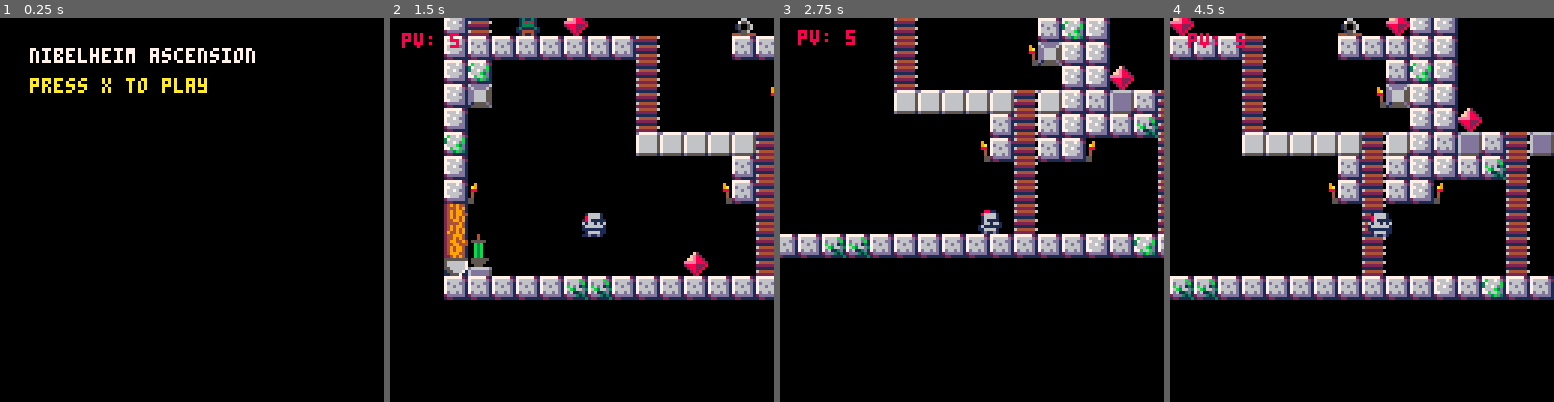
Above: before the commit, frames 1-4 (left to right).
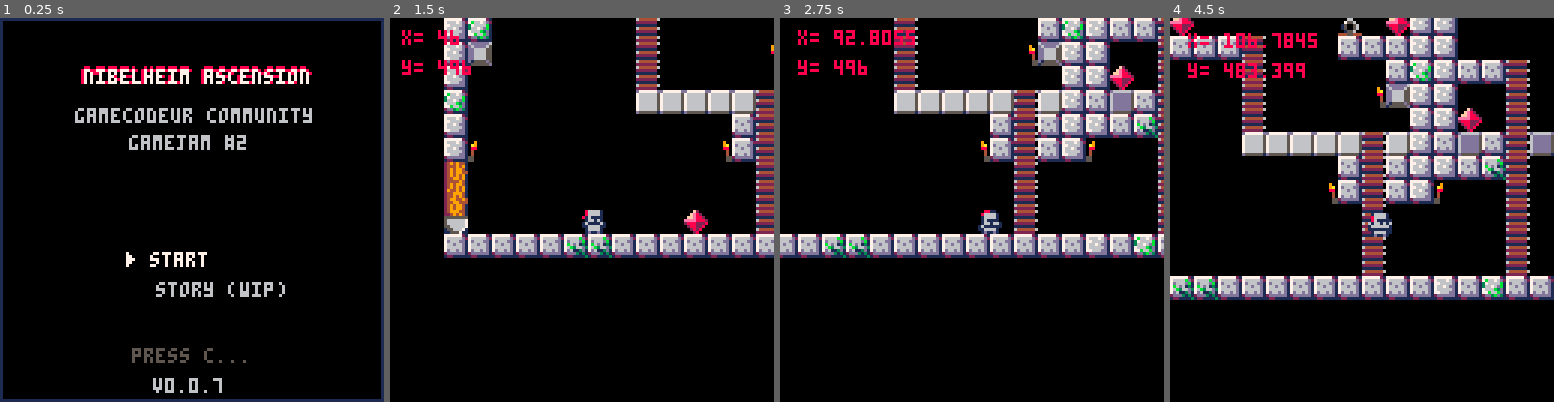
Above: after the commit, the same moments.

Repository: DMatthieu/Nibelheim-Ascension
Game: PICO-8 cartridge main.p8
Same seed, same stepped clock (60 frames per second), same inputs: the game is played once before the commit and once after it.
Inputs:
- Up to frame 1 (0.25 s): no input
- Up to frame 2 (1.5 s): tap X (X key) at 0.33, 1.07 s; tap O (Z key) at 0.7 s
- Up to frame 3 (2.75 s): hold Right 1.6-2.1 s; tap O (Z key) at 1.7, 2.1, 2.5 s; tap X (X key) at 1.85 s; hold Up 2.15-2.42 s; hold Right from 2.47 s (still down)
- Up to frame 4 (4.5 s): tap O (Z key) every 0.4 s from 2.9 to 4.1 s; tap X (X key) at 2.97, 4.08 s; release Right at 3.03 s; hold Left 3.08-3.58 s; hold Down 3.63-3.97 s; hold Right from 4.02 s (still down)

The runs differ from the first frame. In frame 1, 9.8% of the frame differs, in the area x 0-100%, y 0-100%; in frame 2, 27%, in the area x 3-100%, y 0-74%; in frame 3, 1.8%; in frame 4, 2.8%.

Commit message:
Main menu + game over  tweening. Goblins take damages on fire new goblins over the map map renewed label integrated

Diff:
--- a/main.p8
+++ b/main.p8
@@ -4,7 +4,7 @@
 #include src/lib/collisions.lua
 #include src/lib/particles.lua
 #include src/game.lua
-#include src/menu.lua
+#include src/title.lua
 #include src/game_over.lua
 #include src/classes/game_map.lua
 #include src/classes/player.lua
@@ -12,16 +12,16 @@
 
 
 function _init()
-  scene = "menu"
-
-  menu_init()
+  scene = "title"
+
+  title_init()
   game_init()
   game_over_init()
 end
 
 function _update()
-  if scene == "menu" then
-    menu_update()
+  if scene == "title" then
+    title_update()
   elseif scene=="story" then
 
   elseif scene=="game" then
@@ -34,8 +34,8 @@
 function _draw()
   cls()
 
-  if scene == "menu" then
-    menu_draw()
+  if scene == "title" then
+    title_draw()
   elseif scene=="story" then
 
   elseif scene=="game" then
@@ -303,14 +303,48 @@
 
 
 
+
 __gff__
-0003030304082000000000000000000003030303004000000000000000000000030300000003000000000000000000000303100000000000000000000000000000000000000000000000000000000000000000000000000000000000000000000000000000000000000000000000000000000000000000000000000000000000
+0003030304082000000000000000000003030303004000000000000000000000030300030003000000000000000000000303100000000000000000000000000000000000000000000000000000000000000000000000000000000000000000000000000000000000000000000000000000000000000000000000000000000000
 0000000000000000000000000000000000000000000000000000000000000000000000000000000000000000000000000000000000000000000000000000000000000000000000000000000000000000000000000000000000000000000000000000000000000000000000000000000000000000000000000000000000000000
-…(8 lines of a section not shown)…
+__map__
+0000000000000000000000000000000000000000000000000000000000000000000000000000000000000000000000000000000000000000000000000000000000000000000000000000000000000000000000000012121212000000000000000000000000000000000000000000000000000000000000000000000000001212
+0000000000000000000000000000000000000000000000000000000000000000000000000000000000000000000000000000000000000000000000000000000000000000000000000000000000000000000000000000000000000000000000000000000000000000000000000000000000000000000000000000000000000012
+0000000000000000000000000000000000000000000000000000000000000000000000000000000000000000000000000000000000000000000000000000000000000000000000000000000000000000000000000000000000000000000000000000000000000000000000000000000000000000000000000000000000000012
+0000000000000000000000000000000000000000000000000000000000000000000000000000000000000000000000000000000000000000000000000000000000000000000000000000000000000000000000000000000000000000000000000000000000000000000000000000000000000000000000000000000000000012
+0000000000000000000000000000000000000000000000000000000000000000000000000000000000000000000000000000000000000000000000000000000000000000000000000000000000000000000000000000000000000000000000000000000000000000000000000000000000000000000000000000000000000012
+0000000000000000000000000000000000000000000000000000000000000000000000000000000000000000000000000000000000000000000000000000000000000000000000000000000000000000000000000000000000000000000000000000000000000000000000000000000000000000000000000000000000000012
+0000000000000000000000000000000000000000000000000000000000000000000000000000000000000000000000000000000000000000000000000000000000000000000000000000000000000000000000000000000000000000000000000000000000000000000000000000000000000000000000000000000000000012
+0000000000000000000000000000000000000000000000000000000000000000000000000000000000000000000000000000000000000000000000000000000000000000000000000000000000000000000000000000000000000000000000000000000000000000000000000000000000000000000000000000000000000012
+0000000000000000000000000000000000000000000000000000000000000000000000000000000000000000000000000000000000000000000000000000000000000000000000000000000000000000000000000000000000000000000000000000000000000000000000000000000000000000000000000000000000000012
+0000000000000000000000000000000000000000000000000000000000000000000000000000000000000000000000000000000000000000000000000000000000000000000000000000000000000000000000000000000000000000000000000000000000000000000000000000000000000000000000000000000000000012
+0000000000000000000000000000000000000000000000000000000000000000000000000000000000000000000000000000000000000000000000000000000000000000000000000000000000000000000000000000000000000000000000000000000000000000000000000000000000000000000000000000000000000012
+0000000000000000000000000000000000000000000000000000000000000000000000000000000000000000000000000000000000000000000000000000000000000000000000000000000000000000000000000000000000000000000000000000000000000000000000000000000000000000000000000000000000000012
+0000000000000000000000000000000000000000000000000000000000000000000000000000000000000000000000000000000000000000000000000000000000000000000000000000000000000000000000000000000000000000000000000000000000000000000000000000000000000000000000000000000000000012
+0000000000000000000000000000000000000000000000000000000000000000000000000000000000000000000000000000000000000000000000000000000000000000000000000000000000000000000000000000000000000000000000000000000000000000000000000000000000000000000000000000000000000012
+0000000000000000000000000000000000000000000000000000000000000000000000000000000000000000000000000000000000000000000000000000000000000000000000000000000000000000000000000000000000000000000000000000000000000000000000000000000000000000000000000000000000000012
+0000000000000000000000000000000000000000000000000000000000000000000000000000000000000000000000000000000000000000000000000000000000000000000000000000000000000000000000000000000000000000000000000000000000000000000000000000000000000000000000000000000000000012
+0000000000000000000000000000000000000000000000000000000000000000000000000000000000000000000000000000000000000000000000000000000000000000000000000000000000000000000000000000000000000000000000000000000000000000000000000000000000000000000000000000000000000012
+0000000000000000000000000000000000000000000000000000000000000000000000000000000000000000000000000000000000000000000000000000000000000000000000000000000000000000000000000000000000000000000000000000000000000000000000000000000000000000000000000000000000000012
+0000000000000000000000000000000000000000000000000000000000000000000000000000000000000000000000000000000000000000000000000000000000000000000000000000000000000000000000000000000000000000000000000000000000000000000000000000000000000000000000000000000000000012
+0000000000000000000000000000000000000000000000000000000000000000000000000000000000000000000000000000000000000000000000000000000000000000000000000000000000000000000000000000000000000000000000000000000000000000000000000000000000000000000000000000000000000012
+0000000000000000000000000000000000000000000000000000000000000000000000000000000000000000000000000000000000000000000000000000000000000000000000000000000000000000000000000000000000000000000000000000000000000000000000000000000000000000000000000000000000000012
+0000000000000000000000000000000000000000000000000000000000000000000000000000000000000000000000000000000000000000000000000000000000000000000000000000000000000000000000000000000000000000000000000000000000000000000000000000000000000000000000000000000000000012
+0000000000000000000000000000000000000000000000000000000000000000000000000000000000000000000000000000000000000000000000000000000000000000000000000000000000000000000000000000000000000000000000000000000000000000000000000000000000000000000000000000000000000012
+0000000000000000000000000000000000000000000000000000000000000000000000000000000000000000000000000000000000000000000000000000000000000000000000000000000000000000000000000000000000000000000000000000000000000000000000000000000000000000000000000000000000000012
+0000000000000000000000000000000000000000000000000000000000000000000000000000000000000000000000000000000000000000000000000000000000000000000000000000000000000000000000000000000000000000000000000000000000000000000000000000000000000000000000000000000000000012
+0000000000000000000000000000000000000000000000000000000000000000000000000000000000000000000000000000000000000000000000000000000000000000000000000000000000000000000000000000000000000000000000000000000000000000000000000000000000000000000000000000000000000012
+0000000000000000000000000000000000000000000000000000000000000000000000000000000000000000000000000000000000000000000000000000000000000000000000000000000000000000000000000000000000000000000000000000000000000000000000000000000000000000000000000000000000000012
+0000000000000000000000000000000000000000000000000000000000000000000000000000000000000000000000000000000000000000000000000000000000000000000000000000000000000000000000000000000000000000000000000000000000000000000000000000000000000000000000000000000000000012
+0000000000000000000000000000000000000000000000000000000000000000000000000000000000000000000000000000000000000000000000000000000000000000000000000000000000000000000000000000000000000000000000000000000000000000000000000000000000000000000000000000000000000012
+0000000000000000000000000000000000000000000000000000000000000000000000000000000000000000000000000000000000000000000000000000000000000000000000000000000000000000000000000000000000000000000000000000000000000000000000000000000000000000000000000000000000000012
+0000000000000000000000000000000000000000000000000000000000000000000000000000000000000000000000000000000000000000000000000000000000000000000000000000000000000000000000000000000000000000000000000000000000000000000000000000000000000000000000000000000000000012
+0000000000000000000000000000000000000000000000000000000000000000000000000000000000000000000000000000000000000000000000000000000000000000000000000000000000000000000000000000000000000000000000000000000000000000000000000000000000000000000000000000000000000012
+…(8 lines of a section not shown)…
--- a/src/classes/game_map.lua
+++ b/src/classes/game_map.lua
@@ -5,11 +5,18 @@
   local instance = setmetatable({}, Game_map)
 
   instance.monsters = {
-    { m_type = Goblin:new(367, 498) },
-    { m_type = Goblin:new(307, 498) },
-    { m_type = Goblin:new(24, 418) },
-    { m_type = Goblin:new(202, 378) },
-    { m_type = Goblin:new(203, 450) }
+    { m_type = Goblin:new(232, 472) },
+    { m_type = Goblin:new(46, 320) },
+    { m_type = Goblin:new(108, 288) },
+    { m_type = Goblin:new(126, 272) },
+    { m_type = Goblin:new(200, 288) },
+    { m_type = Goblin:new(183, 352) },
+    { m_type = Goblin:new(208, 416) },
+    { m_type = Goblin:new(423, 432) },
+    { m_type = Goblin:new(430, 432) },
+    { m_type = Goblin:new(455, 496) },
+    { m_type = Goblin:new(448, 496) },
+    { m_type = Goblin:new(440, 496) }
   }
   return instance
 end
--- a/src/classes/goblin.lua
+++ b/src/classes/goblin.lua
@@ -25,7 +25,7 @@
   --sprite
   instance.sp = 41
 
-  instance.pv = 1
+  instance.pv = 2
   instance.flp = false
   --states
   instance.alive = true
@@ -80,6 +80,11 @@
     if collide_map(self, "up", 1) then
       self.dy = 0
     end
+  end
+
+  --collide flames
+  if collide_map(self, "center", 6) then
+    self:receive_damage(1)
   end
 
   --check collisions left and right
--- a/src/classes/player.lua
+++ b/src/classes/player.lua
@@ -54,7 +54,7 @@
   --camera
   instance.cam_x = 0
 
-  instance.debug = false
+  instance.debug = true
 
   return instance
 end
--- a/src/game_over.lua
+++ b/src/game_over.lua
@@ -9,6 +9,9 @@
 
 function game_over_draw()
   camera(0, 0)
-  print("you died", 10, 10, 8)
-  printh(scene)
+  print("you died...", 40, 55, 2)
+  print("you died...", 40, 57, 2)
+  print("you died...", 39, 56, 2)
+  print("you died...", 41, 56, 2)
+  print("you died...", 40, 56, 8)
 end
--- a/src/menu.lua
+++ /dev/null
@@ -1,12 +0,0 @@
-function menu_init()
-  title = "nibelheim ascension"
-end
-
-function menu_update()
-  if btnp(5) then scene = "game" end
-end
-
-function menu_draw()
-  print(title, 10, 10, 7)
-  print("press x to play", 10, 20, 10)
-end
--- /dev/null
+++ b/src/title.lua
@@ -0,0 +1,76 @@
+title = {}
+
+function title_init()
+  title.t = 0
+  title.sel = 1
+  title.items = { "start", "story (wip)" }
+  title.blink = 0
+end
+
+function title_update()
+  title.t += 1
+  title.blink = (title.t \ 15) % 2
+
+  -- navigation menu
+  if btnp(2) then title.sel = max(1, title.sel - 1) end
+  -- up
+  if btnp(3) then title.sel = min(#title.items, title.sel + 1) end
+  -- down
+
+  -- validate
+  if btnp(4) then
+    -- X
+    local choice = title.items[title.sel]
+    if choice == "start" then
+      scene = "game"
+    elseif choice == "credits" then
+      -- TODO: change state to credits
+      -- scene = "story"
+    end
+  end
+end
+
+-- fond "médiéval" simple : ciel + silhouettes + torches
+function title_draw()
+  cls()
+
+  -- titre (ombre + petit flottement)
+  local bob = sin(title.t / 90) * 1.5
+  line(0, 0, 127, 0, 1)
+  line(127, 0, 127, 127, 1)
+  line(127, 127, 0, 127, 1)
+  line(0, 127, 0, 0, 1)
+  shadow_print("nibelheim ascension", 28, 17 + bob, 8, 0)
+  shadow_print("nibelheim ascension", 28, 19 + bob, 8, 0)
+  shadow_print("nibelheim ascension", 27, 18 + bob, 8, 0)
+  shadow_print("nibelheim ascension", 29, 18 + bob, 8, 0)
+  shadow_print("nibelheim ascension", 28, 18 + bob, 7, 0)
+  shadow_print("gamecodeur community", 25, 30, 6, 0)
+  shadow_print("gamejam #2", 43, 39, 6, 0)
+  shadow_print("v0.0.7", 51, 120, 6, 0)
+
+  -- menu
+  local my = 78
+  for i = 1, #title.items do
+    local it = title.items[i]
+    local y = my + (i - 1) * 10
+    if i == title.sel then
+      -- curseur
+      shadow_print("▶ " .. it, 42, y, 7, 0)
+    else
+      shadow_print("  " .. it, 44, y, 6, 0)
+    end
+  end
+
+  -- hint
+  if title.blink == 0 then
+    shadow_print("press c...", 44, 110, 5, 0)
+  end
+end
+
+-- imprimer avec ombre
+function shadow_print(str, x, y, col, scol)
+  scol = scol or 0
+  print(str, x + 1, y + 1, scol)
+  print(str, x, y, col)
+end
Not shown, changed: 68 lines of the sprite sheet (__gfx__) section of main.p8
Not shown, changed: the thumbnail (__label__) section of main.p8
Not shown, added: depiction_remus_a_fantasy_video_game_cover_art_representing_a_knight_wa_3031a7cd-6060-46a5-b005-bb5dadf03025_3.png
Not shown, added: nibelhein_ascension_sqr
